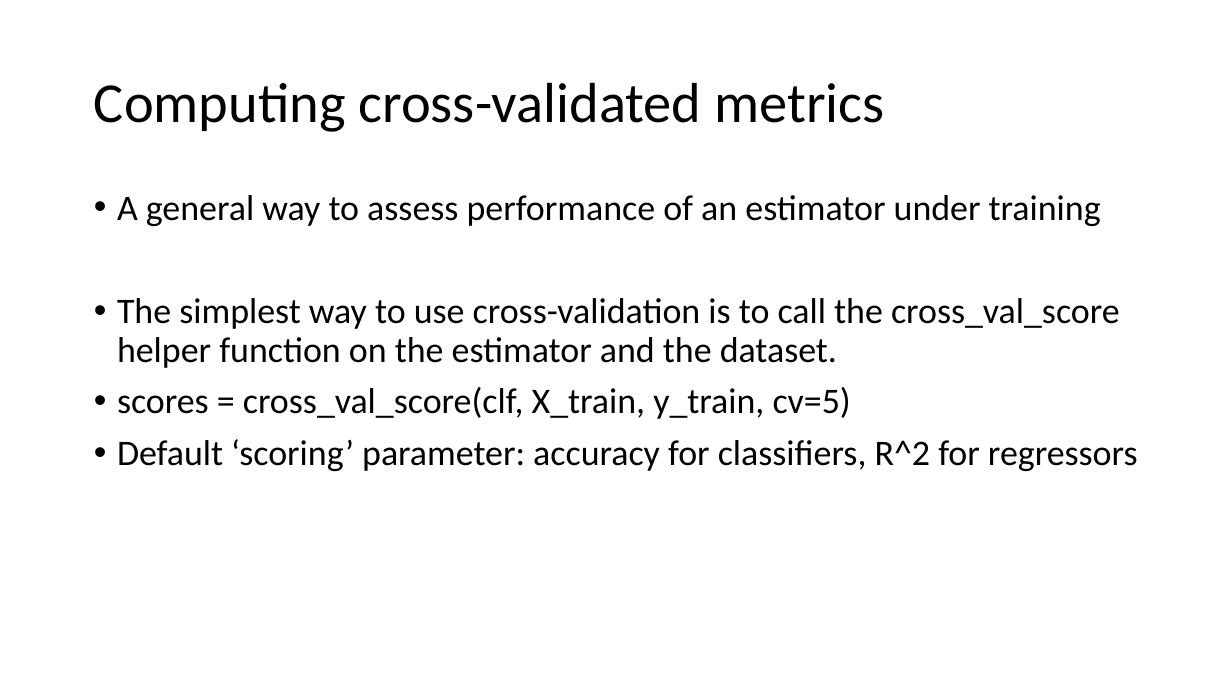
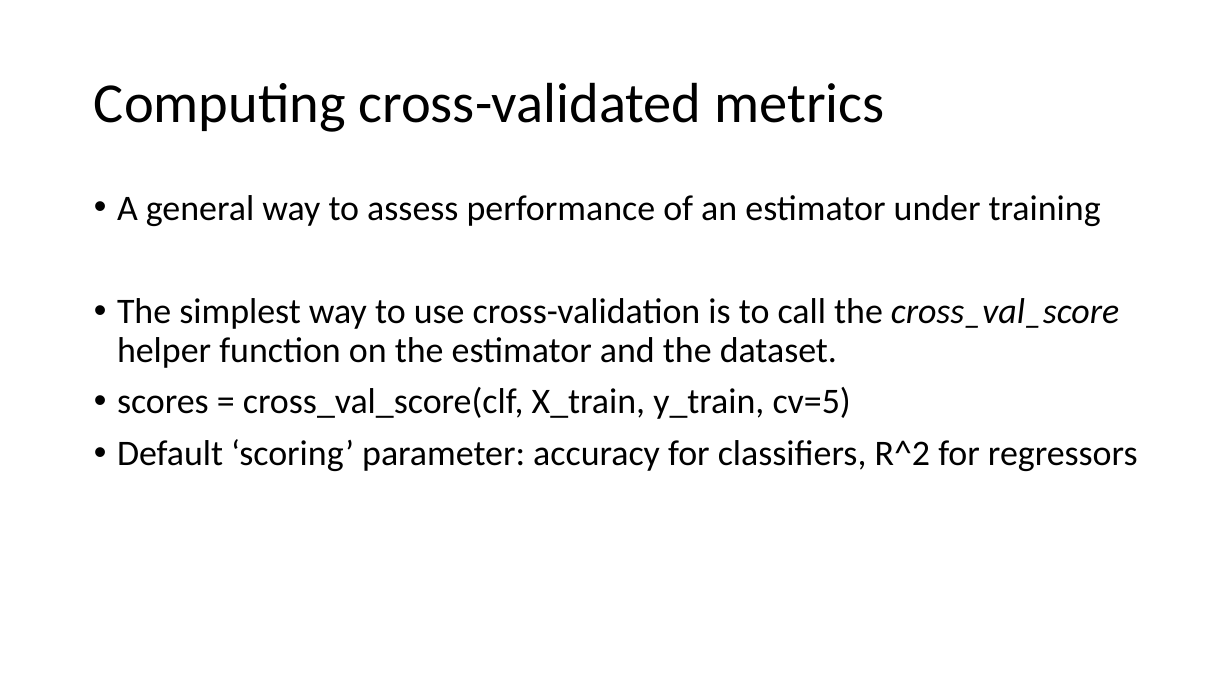
Before and after one commit to FranzGH/IoT_ML, a slide deck: slide 7 of Model selection.pptx. Drawn at 1232x693 pixels with LibreOffice and Linux fonts; fonts in the diff are those of the drawing. Boxes give left, top, right and bottom in pixels: in the first picture for what was removed or moved away, otherwise in the second. Text is boxed around its words. In the diff, an @@ line names an element or a change of style, - is before the commit and + after.

```diff
--- a/Model selection.pptx
+++ b/Model selection.pptx
@@ text at (117,298,1119,368): italic on in "cross_val_score" @@
```
Also in this commit, not shown: 11 other slides changed, 12 other files.
